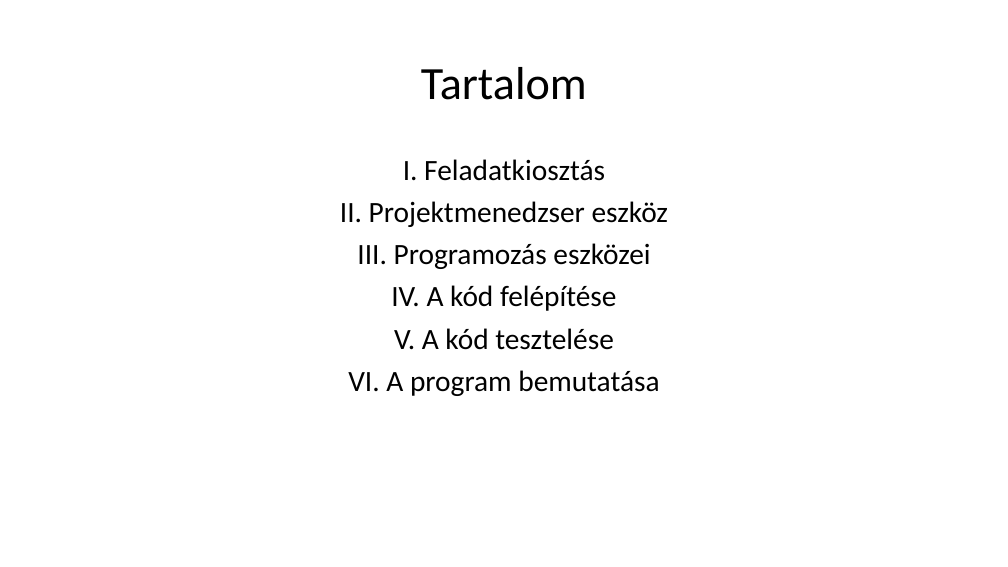
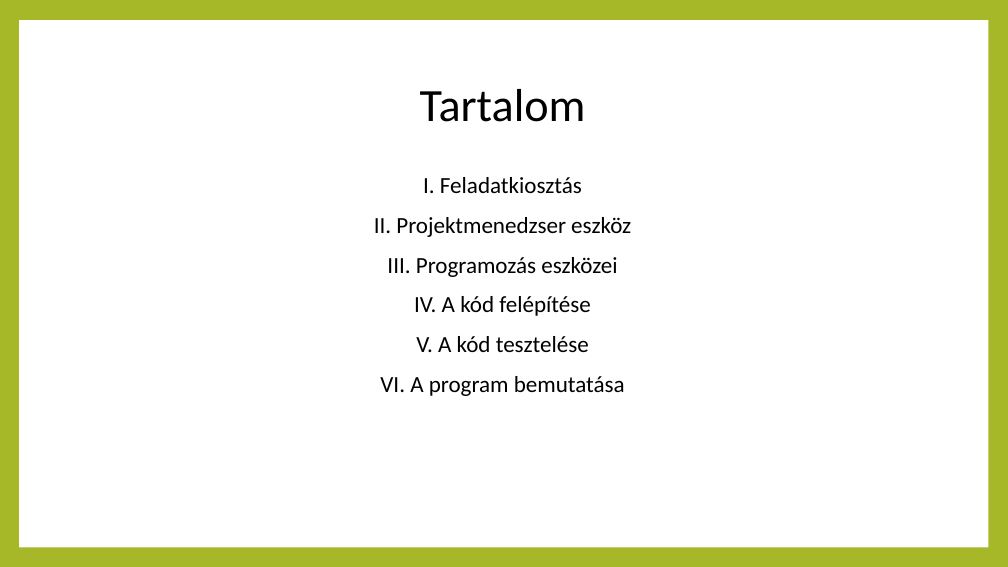
Before and after one commit to PatrikBauer/projektfeladatCV, a slide deck: slide 2 of projekthu.pptx. Drawn at 1008x567 pixels with LibreOffice and Linux fonts; fonts in the diff are those of the drawing. Boxes give left, top, right and bottom in pixels: in the first picture for what was removed or moved away, otherwise in the second. Text is boxed around its words. In the diff, an @@ line names an element or a change of style, - is before the commit and + after.

```diff
--- a/projekthu.pptx
+++ b/projekthu.pptx
@@ background #FFFFFF to #A6B727 @@
@@ rectangle added at [19, 20, 988, 547], fill #FFFFFF @@
@@ title "Tartalom": place and size @@
-title "Tartalom" at [421, 67, 587, 100]
+title "Tartalom" at [420, 89, 586, 122]
@@ text "I. Feladatkiosztás": place and size @@
-text "I. Feladatkiosztás" at [340, 159, 669, 396]
+text "I. Feladatkiosztás" at [374, 177, 631, 396]
@@ text "I. Feladatkiosztás" at [374, 177, 631, 396]: size 28 to 22 pt; more space between paragraphs @@
```
Also in this commit, not shown: 16 other slides changed, 9 slides added, 4 other files.
